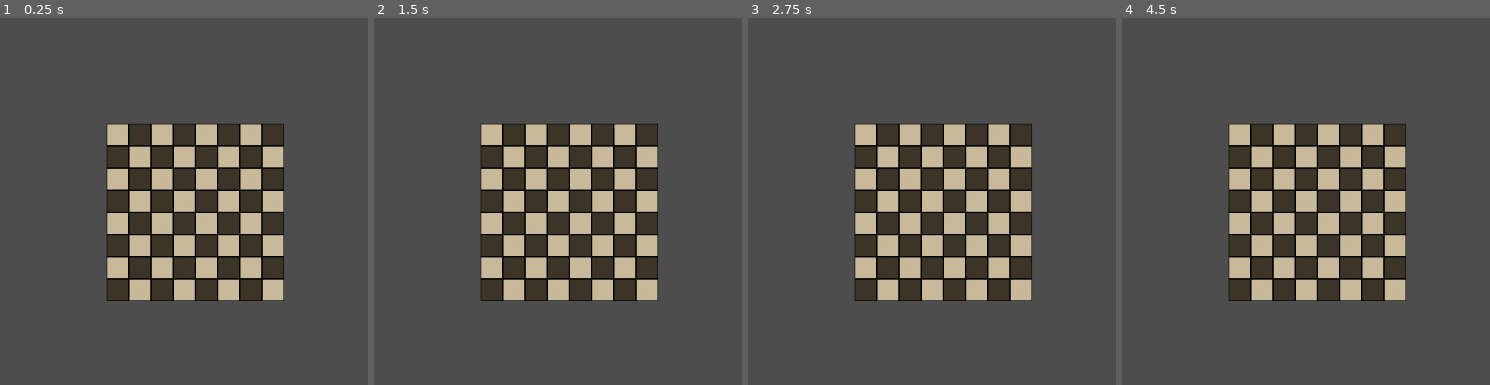
Above: before the commit, frames 1-4 (left to right).
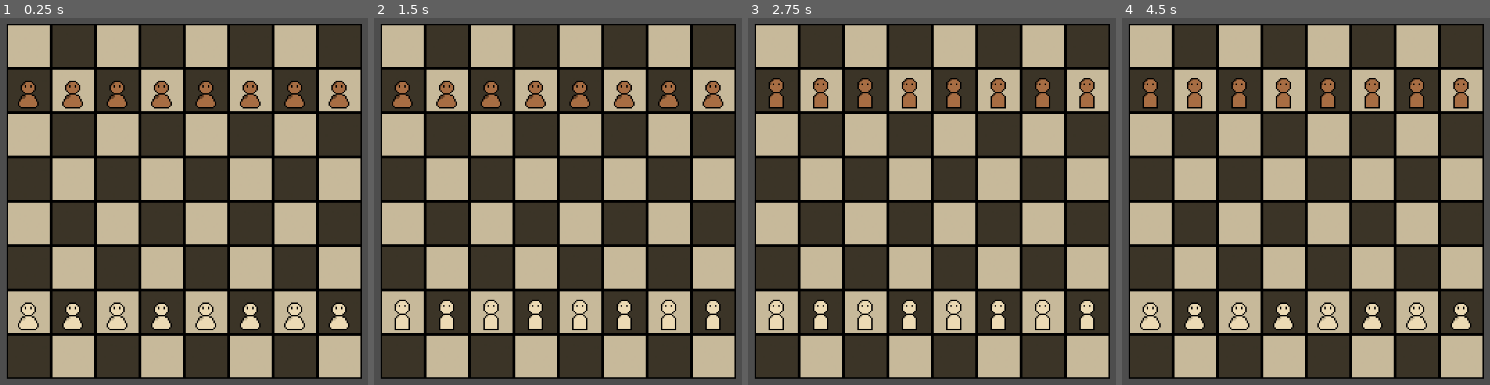
Above: after the commit, the same moments.

Repository: Marsssss42/ChessStick
Game: Godot game, scene res://Scene/Board/Board.tscn
Two runs of this game, one before a commit and one after it. Both use one fixed random seed, a clock stepped at 60 frames per second and the inputs below. The project has no main scene, so this scene is started directly.
Inputs:
- Up to frame 1 (0.25 s): no input
- Up to frame 2 (1.5 s): no input
- Up to frame 3 (2.75 s): no input
- Up to frame 4 (4.5 s): no input

The runs differ from the first frame. In frame 1, 84% of the frame differs, in the area x 1-99%, y 1-99%; in frame 2, 84%; in frame 3, 84%; in frame 4, 84%.

Commit message:
Add files via upload
feat(board): add starting pieces generator

Diff:
--- a/Scene/BlackPawn.tscn
+++ b/Scene/BlackPawn.tscn
@@ -29,3 +29,5 @@
 [node name="AnimatedSprite2D" type="AnimatedSprite2D" parent="."]
 sprite_frames = SubResource("SpriteFrames_04nvq")
 animation = &"idle"
+autoplay = "idle"
+frame_progress = 0.255652
--- a/Scene/Board/Board.tscn
+++ b/Scene/Board/Board.tscn
@@ -1,12 +1,17 @@
-[gd_scene load_steps=4 format=3 uid="uid://ta5rh8vhxtqu"]
+[gd_scene load_steps=6 format=3 uid="uid://ta5rh8vhxtqu"]
 
 [ext_resource type="Script" path="res://Script/board.gd" id="1_4o2ym"]
 [ext_resource type="PackedScene" uid="uid://d4i4r31fse5y4" path="res://Scene/Board/Inactive/inactive_whiteBoard.tscn" id="2_7pwu7"]
 [ext_resource type="PackedScene" uid="uid://bcuap2cww6few" path="res://Scene/Board/Inactive/inactive_blackBoard.tscn" id="3_t22mb"]
+[ext_resource type="PackedScene" uid="uid://bhvbnupmnmefc" path="res://Scene/BlackPawn.tscn" id="4_nxh3q"]
+[ext_resource type="PackedScene" uid="uid://d1r8gf4eh03ua" path="res://Scene/WhitePawn.tscn" id="5_s05d7"]
 
 [node name="Board" type="Node2D"]
 script = ExtResource("1_4o2ym")
 white_tile_scene = ExtResource("2_7pwu7")
 black_tile_scene = ExtResource("3_t22mb")
+black_pawn = ExtResource("4_nxh3q")
+white_pawn = ExtResource("5_s05d7")
 
 [node name="Camera2D" type="Camera2D" parent="."]
+zoom = Vector2(2, 2)
--- a/Scene/WhitePawn.tscn
+++ b/Scene/WhitePawn.tscn
@@ -29,3 +29,5 @@
 [node name="AnimatedSprite2D" type="AnimatedSprite2D" parent="."]
 sprite_frames = SubResource("SpriteFrames_lnj4w")
 animation = &"idle"
+autoplay = "idle"
+frame_progress = 0.612948
--- a/Script/board.gd
+++ b/Script/board.gd
@@ -5,8 +5,8 @@
 @export var tile_size: int = 32
 @export var white_tile_scene: PackedScene = get("res://Scene/Board/Inactive/inactive_whiteBoard.tscn")
 @export var black_tile_scene: PackedScene = get("res://Scene/Board/Inactive/inactive_blackBoard.tscn")
-@export var black_pawn = "res://Scene/BlackPawn.tscn"
-@export var white_pawn = "res://Scene/WhitePawn.tscn"
+@export var black_pawn: PackedScene = get("res://Scene/BlackPawn.tscn")
+@export var white_pawn: PackedScene = get("res://Scene/WhitePawn.tscn")
 
 func generate_board():
 	var new_tile
@@ -24,6 +24,7 @@
 	var board_pixel_height = grid_height * tile_size
 	position = Vector2(-board_pixel_width / 2, -board_pixel_height / 2)
 
+
 	center_camera()
 
 
@@ -33,10 +34,25 @@
 	var board_center_y = (grid_height * tile_size) / 2
 	$Camera2D.position = Vector2(board_center_x, board_center_y)
 
+func spawn_piece(grid_x: int, grid_y: int, piece: PackedScene):
+	if piece:
+		var new_piece = piece.instantiate()
+		add_child(new_piece)
+
+		new_piece.position = Vector2(grid_x * tile_size, grid_y * tile_size)
+
+		# Optional: Identify the piece's grid coordinate for later logic
+		# new_piece.grid_pos = Vector2i(grid_x, grid_y)
+
+func starting_piece():
+	for x in range(grid_width):
+		spawn_piece(x, 1, black_pawn)
+		spawn_piece(x, 6, white_pawn)
+
 # Called when the node enters the scene tree for the first time.
 func _ready() -> void:
 	generate_board() # Replace with function body.
-
+	starting_piece()
 
 # Called every frame. 'delta' is the elapsed time since the previous frame.
 func _process(delta: float) -> void:
